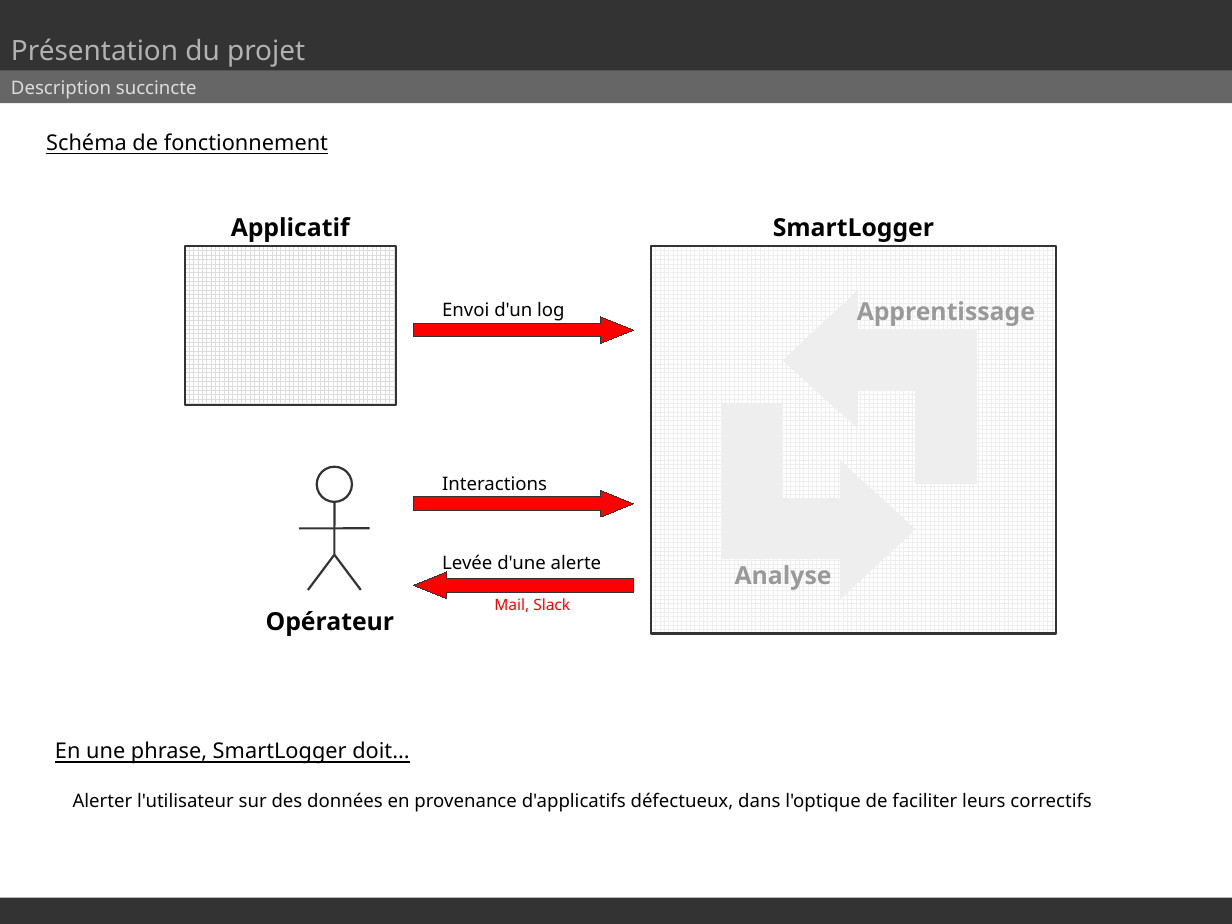
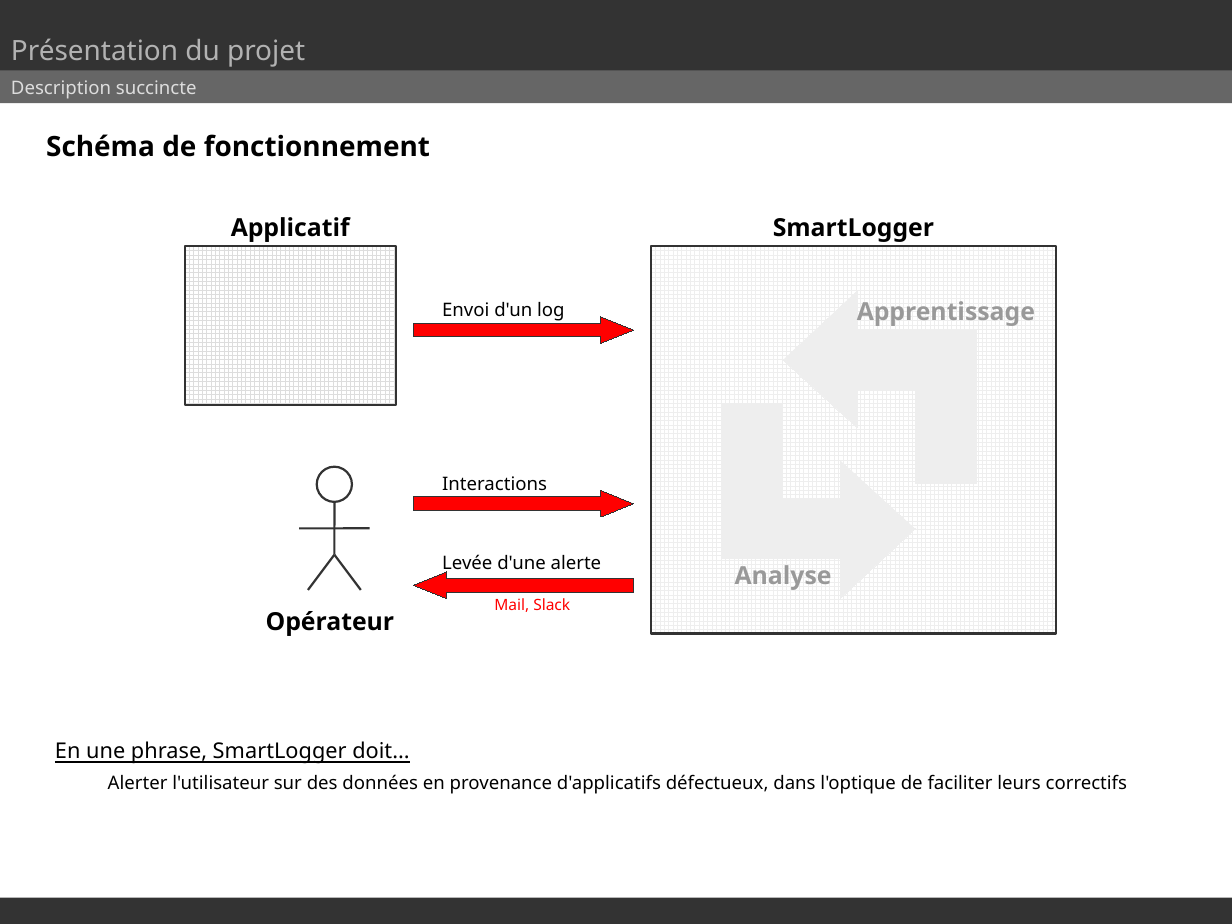
Before and after one commit to SmartLoggerManagement/SmartLogger, a slide deck: slide 3 of Soutenances/soutenance.odp. Drawn at 1232x924 pixels with LibreOffice and Linux fonts; fonts in the diff are those of the drawing. Boxes give left, top, right and bottom in pixels: in the first picture for what was removed or moved away, otherwise in the second. Text is boxed around its words. In the diff, an @@ line names an element or a change of style, - is before the commit and + after.

```diff
--- a/Soutenances/soutenance.odp
+++ b/Soutenances/soutenance.odp
@@ text "Schéma de fonctionnement" at [46,134,430,157]: size 14 to 18 pt, bold on, underline off @@
@@ text "Alerter l'utilisateur sur des données ...": place and size @@
-text "Alerter l'utilisateur sur des données ..." at [73,792,1091,812]
+text "Alerter l'utilisateur sur des données ..." at [108,774,1127,794]
```
Also in this commit, not shown: 1 other slide changed, 8 slides added, 1 slide removed.
